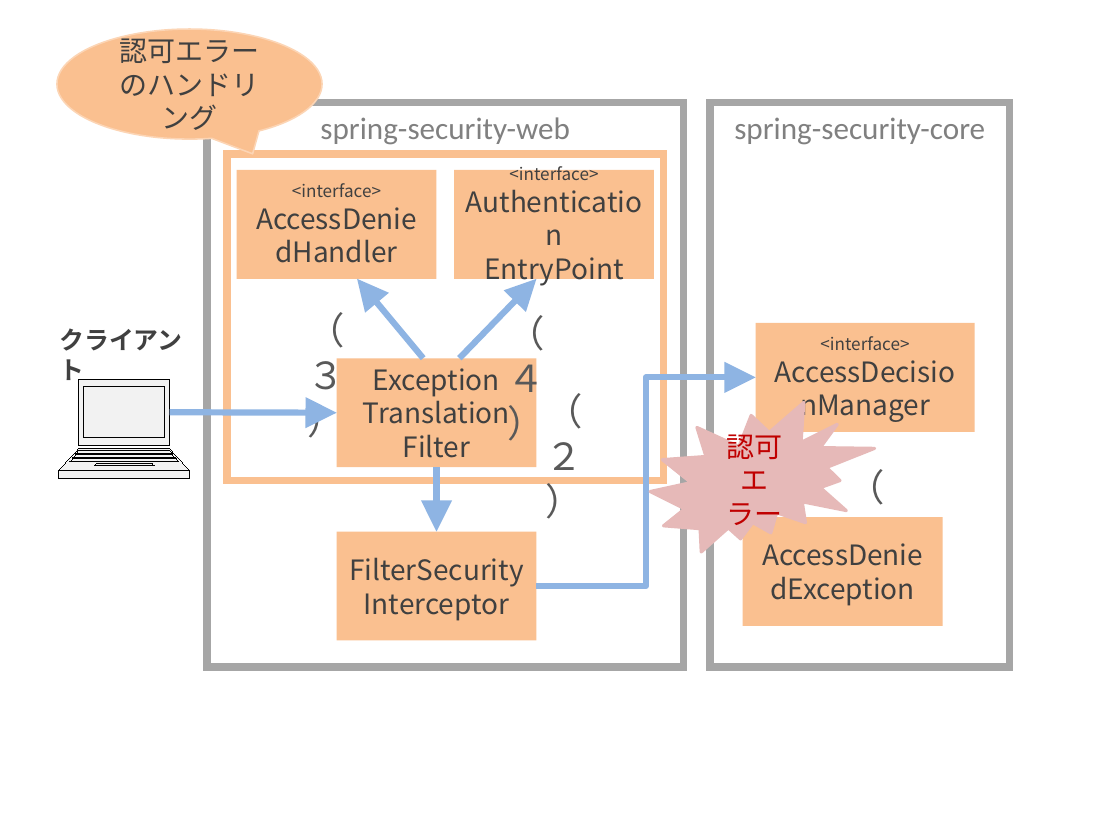
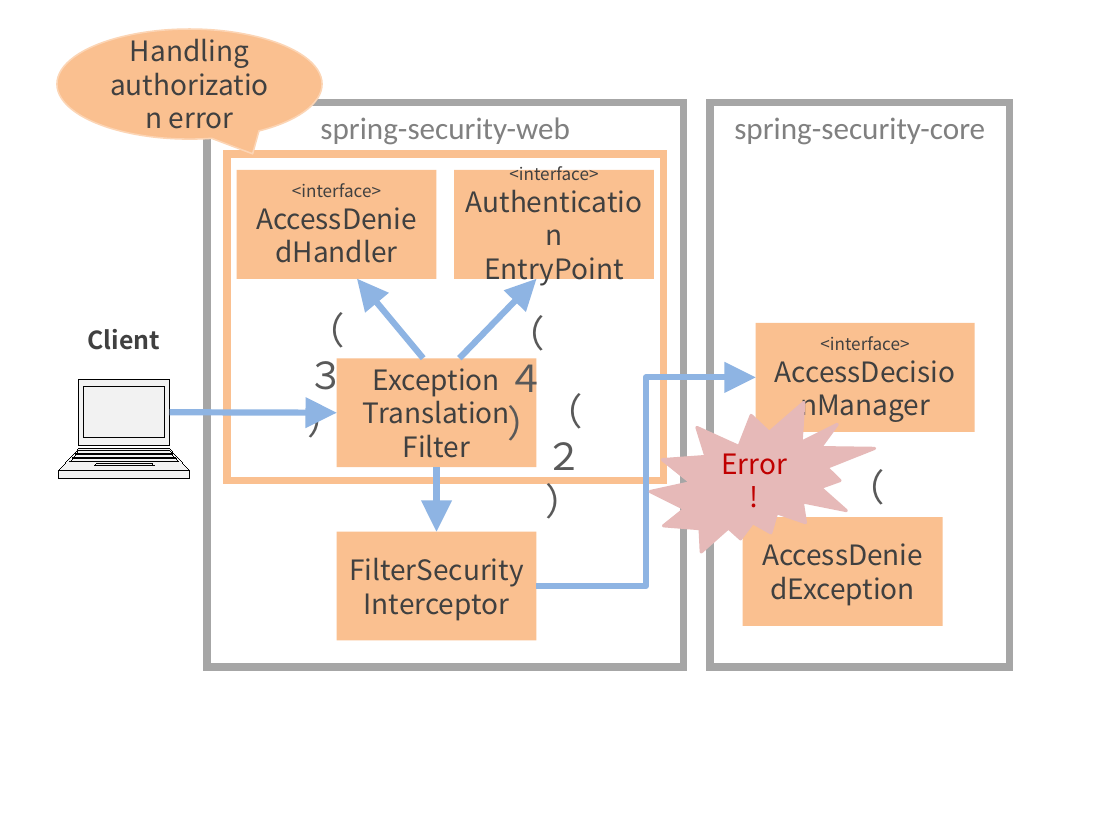
Before and after one commit to ynojima/guideline, a slide deck: slide 2 of source/Security/images_Authorization/materialAuthorization.pptx (slide 1 before the commit). Drawn at 1120x840 pixels with LibreOffice and Linux fonts; fonts in the diff are those of the drawing. Boxes give left, top, right and bottom in pixels: in the first picture for what was removed or moved away, otherwise in the second. Text is boxed around its words. In the diff, an @@ line names an element or a change of style, - is before the commit and + after.

```diff
--- a/source/Security/images_Authorization/materialAuthorization.pptx
+++ b/source/Security/images_Authorization/materialAuthorization.pptx
@@ text in speech bubble at box(130, 33, 249, 129): text changed @@
-認可エラーのハンドリング
+Handling authorization error
@@ text at box(88, 329, 160, 350): text changed @@
-クライアント
+Client
@@ text in irregular seal at box(721, 453, 787, 475): text changed @@
-認可
-エラー
+Error!
```
Also in this commit, not shown: 1 slide added, 14 other files.
